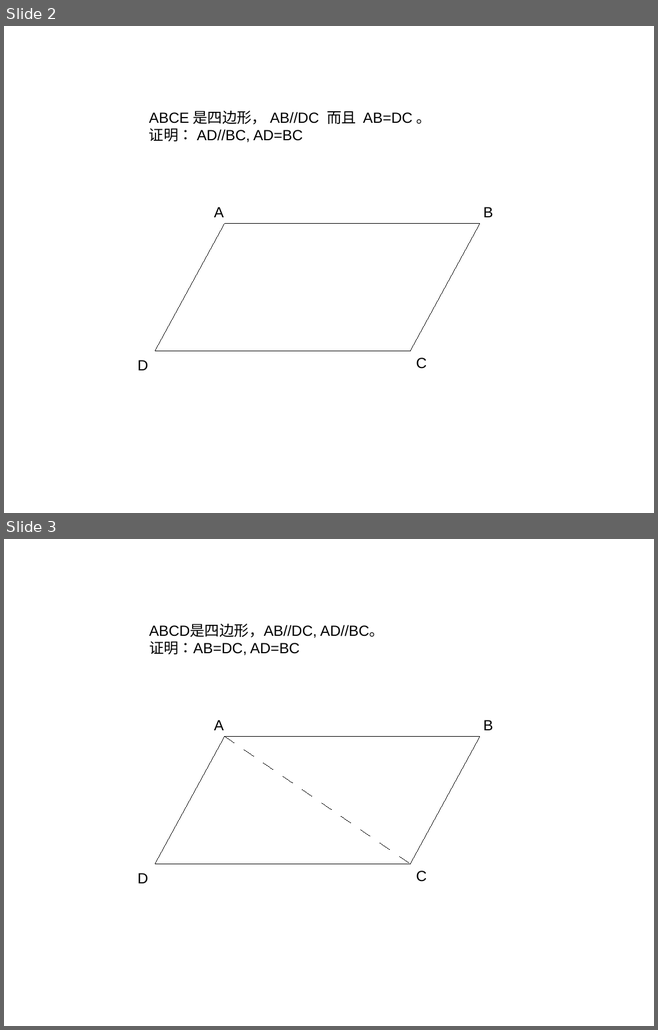
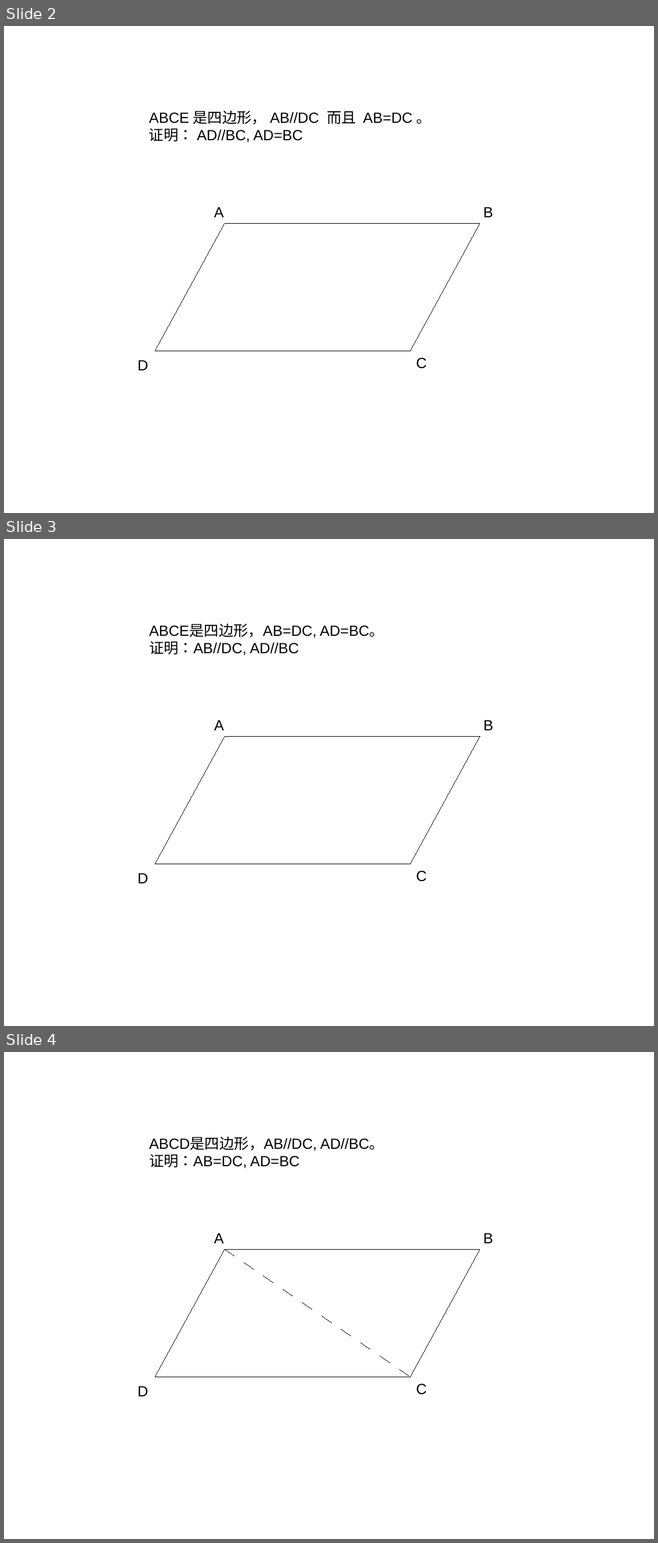
Before and after one commit to ericzhang/english-math, a slide deck: 2025-10-04/2025-10-04-homework.odp. Shown one above the other, each under a label of ours: slides 2 and 3 before the commit, slides 2, 3 and 4 after it. The pictures are 658x1030 and 658x1543 pixels, drawn with LibreOffice and Linux fonts; fonts in the diff are those of the drawing. Boxes give left, top, right and bottom in pixels: in the first picture for what was removed or moved away, otherwise in the second. Text is boxed around its words. In the diff, an @@ line names an element or a change of style, - is before the commit and + after.

```diff
--- a/2025-10-04/2025-10-04-homework.odp
+++ b/2025-10-04/2025-10-04-homework.odp
@@ slide 3 added at bbox=[4, 539, 654, 1026], background #FFFFFF @@
@@ text added at bbox=[149, 624, 384, 656], 18 pt, text #000000 @@
+ABCE是四边形，AB=DC, AD=BC。
+证明：AB//DC, AD//BC
@@ text added at bbox=[214, 720, 224, 730], 18 pt, text #000000 @@
+A
@@ text added at bbox=[483, 720, 493, 730], 18 pt, text #000000 @@
+B
@@ line added from (224, 736) to (155, 864), #000000 0 pt @@
@@ line added from (224, 736) to (480, 736), #000000 0 pt @@
@@ line added from (480, 736) to (410, 864), #000000 0 pt @@
@@ line added from (155, 864) to (410, 864), #000000 0 pt @@
@@ text added at bbox=[137, 873, 148, 884], 18 pt, text #000000 @@
+D
@@ text added at bbox=[416, 871, 426, 882], 18 pt, text #000000 @@
+C
@@ what was slide 3 is now slide 4 @@
```
Also in this commit, not shown: 9 other files.
